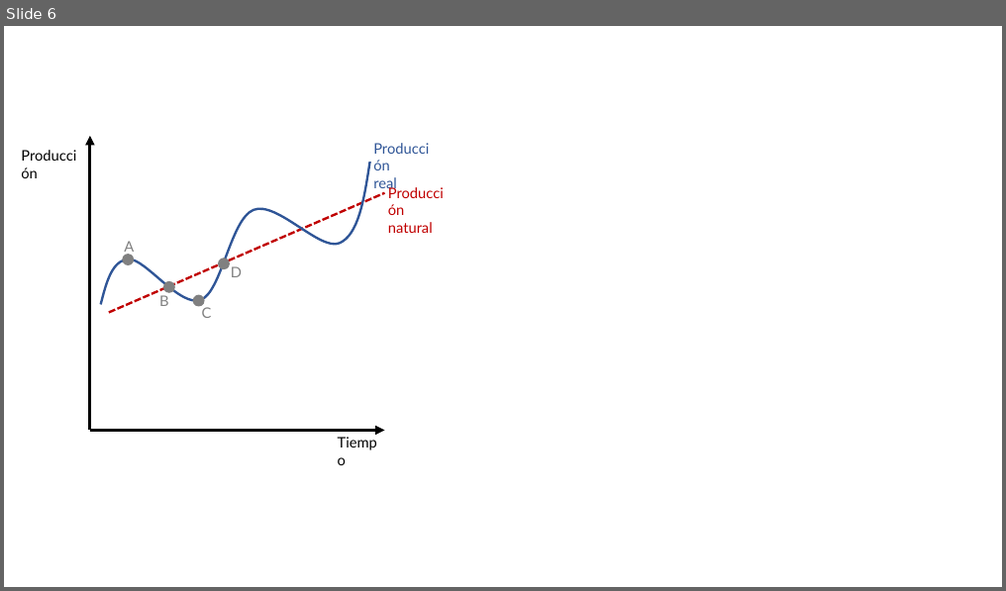
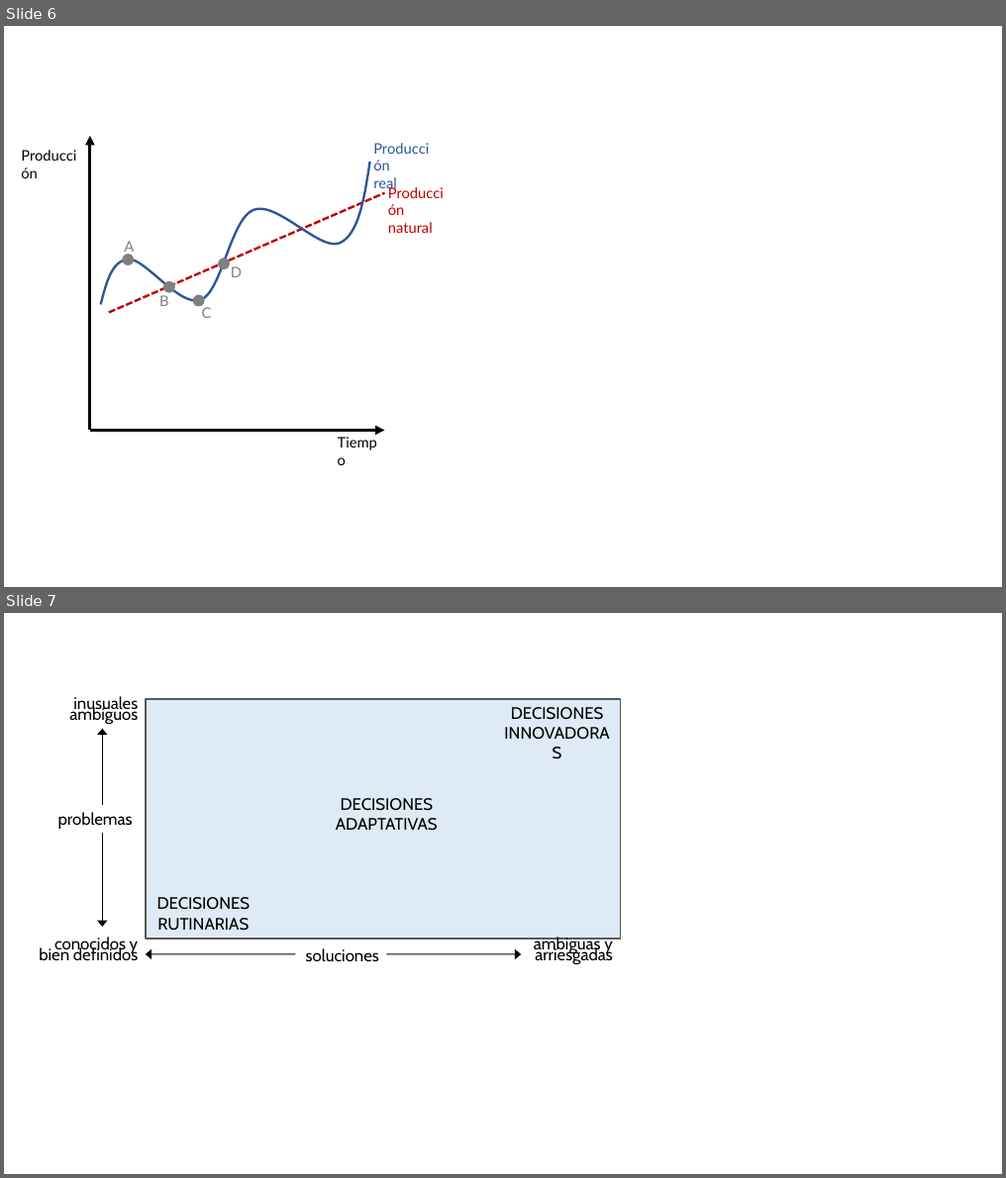
Before and after one commit to saul-torres/apuntes_2020, a slide deck: images/book_images.pptx. Shown one above the other, each under a label of ours: slide 6 before the commit, slides 6 and 7 after it. The pictures are 1006x591 and 1006x1178 pixels, drawn with LibreOffice and Linux fonts; fonts in the diff are those of the drawing. Boxes give left, top, right and bottom in pixels: in the first picture for what was removed or moved away, otherwise in the second. Text is boxed around its words. In the diff, an @@ line names an element or a change of style, - is before the commit and + after.

```diff
--- a/images/book_images.pptx
+++ b/images/book_images.pptx
@@ slide 7 added at [4,613,1002,1174], background #FFFFFF @@
@@ text added at [69,696,138,724], 16 pt, text #000000 @@
+inusuales
+ambiguos
@@ rectangle added at [146,699,620,940], fill #DEEBF7, outline #595959 1.5 pt @@
@@ double arrow added from (102, 729) to (102, 927), #000000 1 pt @@
@@ text added at [511,707,604,720], 16 pt, text #000000 @@
+DECISIONES INNOVADORAS
@@ text added at [58,812,133,829], 16 pt, text #000000 @@
+problemas
@@ text added at [336,798,438,831], 16 pt, text #000000 @@
+DECISIONES ADAPTATIVAS
@@ text added at [157,897,251,931], 16 pt, text #000000 @@
+DECISIONES RUTINARIAS
@@ text added at [39,937,138,960], 16 pt, text #000000 @@
+conocidos y
+bien definidos
@@ text added at [534,937,612,964], 16 pt, text #000000 @@
+ambiguas y
+arriesgadas
@@ double arrow added from (522, 955) to (146, 955), #000000 1 pt @@
@@ rectangle added at [295,942,386,969], fill #FFFFFF, 16 pt, text #000000 @@
+soluciones
```
Also in this commit, not shown: 1 other slide added, 50 other files.
